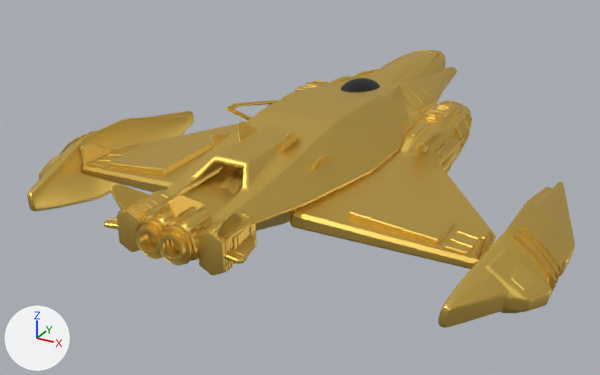
The Blender file Working/Arlug/blends/combatarea.blend, before and after one commit.
One viewpoint serves both versions: a 50 mm camera at (4.74, -15.16, 4.41) aimed at (-0.42, -5.78, -0.28). Every picture has the same lights, and +X, +Y and +Z are marked at lower left.
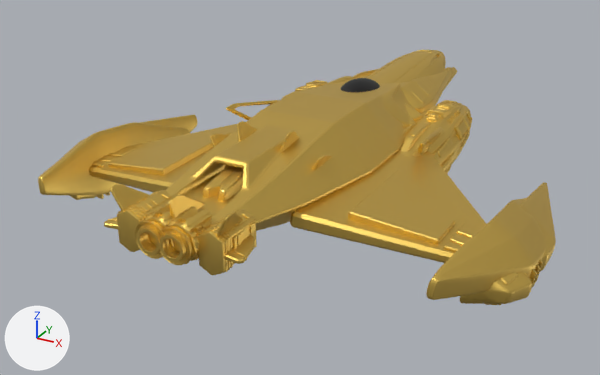
Where the change shows, as pixel boxes (x1, y1, x2, y2) in the pictures (600 x 375 px):
'Cube.018', moved, turned, rescaled: before (224, 173, 562, 328); after (218, 165, 546, 300)
'Cube.016', moved, turned, rescaled: before (27, 116, 239, 211); after (38, 122, 242, 197)
'Cube.023', moved, rescaled: before (219, 166, 552, 312); after (460, 272, 532, 304)
'Cube.033', moved, rescaled: before (538, 182, 575, 276); after (520, 182, 556, 271)
'Cube.002', moved, rescaled: before (149, 111, 194, 128); after (140, 115, 197, 132)
'Cube.022', moved, rescaled (6% narrower, 7% shorter): before (222, 165, 536, 313); after (223, 168, 518, 305)
'Cube.019', moved, rescaled: before (513, 234, 556, 293); after (530, 268, 537, 292)
'Cube.020', moved, rescaled: before (517, 228, 559, 294); after (532, 264, 540, 287)
'Cube.021', moved, rescaled: before (520, 224, 562, 288); after (535, 259, 543, 282)
'Cube.007', moved, rescaled: before (39, 147, 71, 179); after (69, 195, 97, 200)
'Cube.011', moved, rescaled: before (59, 137, 81, 155); after (97, 194, 104, 199)

Edits to the bpy script that builds the scene:
```text
Change ob_cube_002:
    ob_cube_002.location: (-1.43, -6.08, 0.28) -> (-1.35, -6.14, 0.28)
    ob_cube_002.scale: (0.107, 0.107, 0.0941) -> (0.101, 0.101, 0.0886)
Change ob_cube_007:
    ob_cube_007.location: (-1.43, -7.09, 0.28) -> (-1.35, -7.1, 0.28)
    ob_cube_007.scale: (0.141, 0.141, 0.113) -> (0.133, 0.133, 0.106)
Change ob_cube_011:
    ob_cube_011.location: (-1.43, -7.26, 0.28) -> (-1.35, -7.26, 0.28)
    ob_cube_011.scale: (0.105, 0.0205, 0.0837) -> (0.0984, 0.0193, 0.0788)
Change ob_cube_016:
    ob_cube_016.location: (-1.43, -8.29, 0.28) -> (-1.35, -8.22, 0.47)
    ob_cube_016.rotation_euler: (0.0, 2.995, 0.0) -> (0.114, 2.996, 0.0166)  # degrees (0, 172, 0) -> degrees (6.5, 172, 1)
    ob_cube_016.scale: (0.146, 0.146, 0.117) -> (0.138, 0.138, 0.11)
Change ob_cube_018:
    ob_cube_018.location: (1.37, -8.29, 0.28) -> (1.29, -8.22, 0.47)
    ob_cube_018.rotation_euler: (0.0, 3.301, 0.0) -> (0.114, 3.3, -0.0181)  # degrees (0, 189, 0) -> degrees (6.5, 189, -1)
    ob_cube_018.scale: (0.146, 0.146, 0.117) -> (0.138, 0.138, 0.11)
Change ob_cube_019:
    ob_cube_019.location: (1.37, -7.26, 0.28) -> (1.29, -7.26, 0.28)
    ob_cube_019.scale: (0.105, 0.0205, 0.0837) -> (0.0984, 0.0193, 0.0788)
Change ob_cube_020:
    ob_cube_020.location: (1.37, -7.13, 0.28) -> (1.29, -7.13, 0.28)
    ob_cube_020.scale: (0.105, 0.0205, 0.0837) -> (0.0984, 0.0193, 0.0788)
Change ob_cube_021:
    ob_cube_021.location: (1.37, -6.99, 0.28) -> (1.29, -7.0, 0.28)
    ob_cube_021.scale: (0.105, 0.0205, 0.0837) -> (0.0984, 0.0193, 0.0788)
Change ob_cube_022:
    ob_cube_022.location: (1.37, -7.6, 0.28) -> (1.29, -7.58, 0.28)
    ob_cube_022.scale: (0.132, 0.132, 0.131) -> (0.124, 0.124, 0.124)
Change ob_cube_023:
    ob_cube_023.location: (1.37, -7.09, 0.28) -> (1.29, -7.1, 0.28)
    ob_cube_023.scale: (0.141, 0.141, 0.113) -> (0.133, 0.133, 0.106)
Change ob_cube_033:
    ob_cube_033.location: (1.37, -6.08, 0.28) -> (1.29, -6.14, 0.28)
    ob_cube_033.scale: (0.107, 0.107, 0.0941) -> (0.101, 0.101, 0.0886)
```
